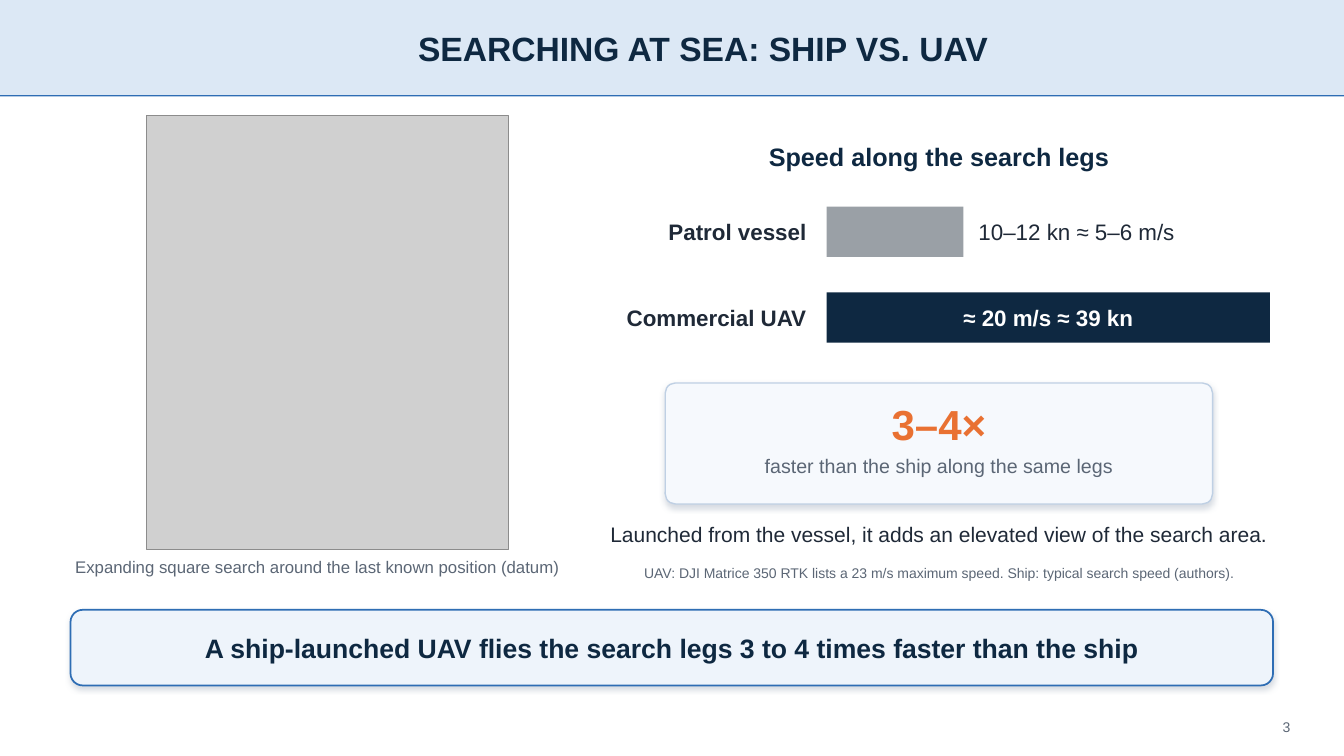
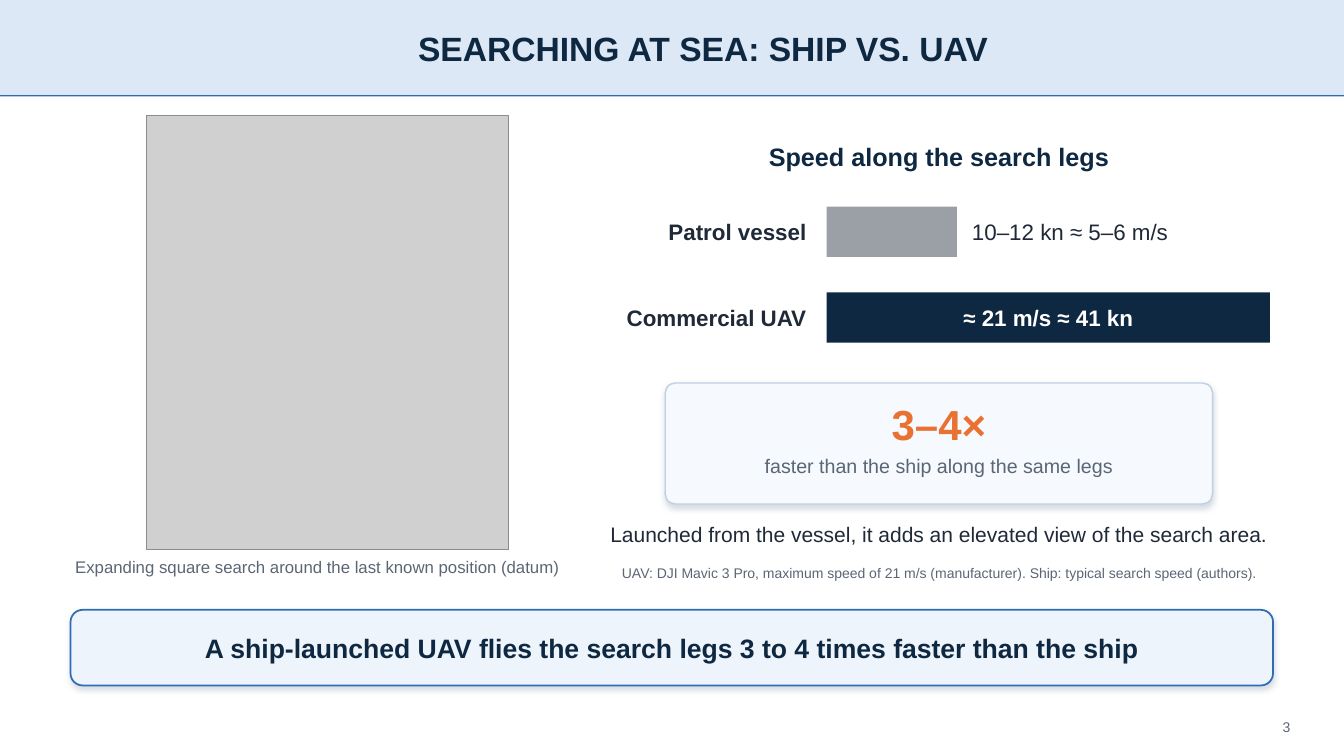
Before and after one commit to IghorRibeiro/WVCPresentation, a slide deck: slide 3 of slides/WVC2026_slides_en.pptx. Drawn at 1344x756 pixels with LibreOffice and Linux fonts; fonts in the diff are those of the drawing; grey boxes stand for pictures; background and template pictures are left out. Boxes give left, top, right and bottom in pixels: in the first picture for what was removed or moved away, otherwise in the second. Text is boxed around its words. In the diff, an @@ line names an element or a change of style, - is before the commit and + after.

```diff
--- a/slides/WVC2026_slides_en.pptx
+++ b/slides/WVC2026_slides_en.pptx
@@ rectangle: place and size @@
-rectangle at <box>827,207,964,257</box>
+rectangle at <box>827,207,957,257</box>
@@ text "10–12 kn ≈ 5–6 m/s": place and size @@
-text "10–12 kn ≈ 5–6 m/s" at <box>978,223,1174,241</box>
+text "10–12 kn ≈ 5–6 m/s" at <box>972,223,1168,241</box>
@@ text at <box>982,309,1133,327</box>: text changed @@
-≈ 20 m/s ≈ 39 kn
+≈ 21 m/s ≈ 41 kn
@@ text at <box>622,568,1257,581</box>: text changed @@
-UAV: DJI Matrice 350 RTK lists a 23 m/s maximum speed. Ship: typical search speed (authors).
+UAV: DJI Mavic 3 Pro, maximum speed of 21 m/s (manufacturer). Ship: typical search speed (authors).
```
Also in this commit, not shown: 1 other slide changed, 9 other files.
